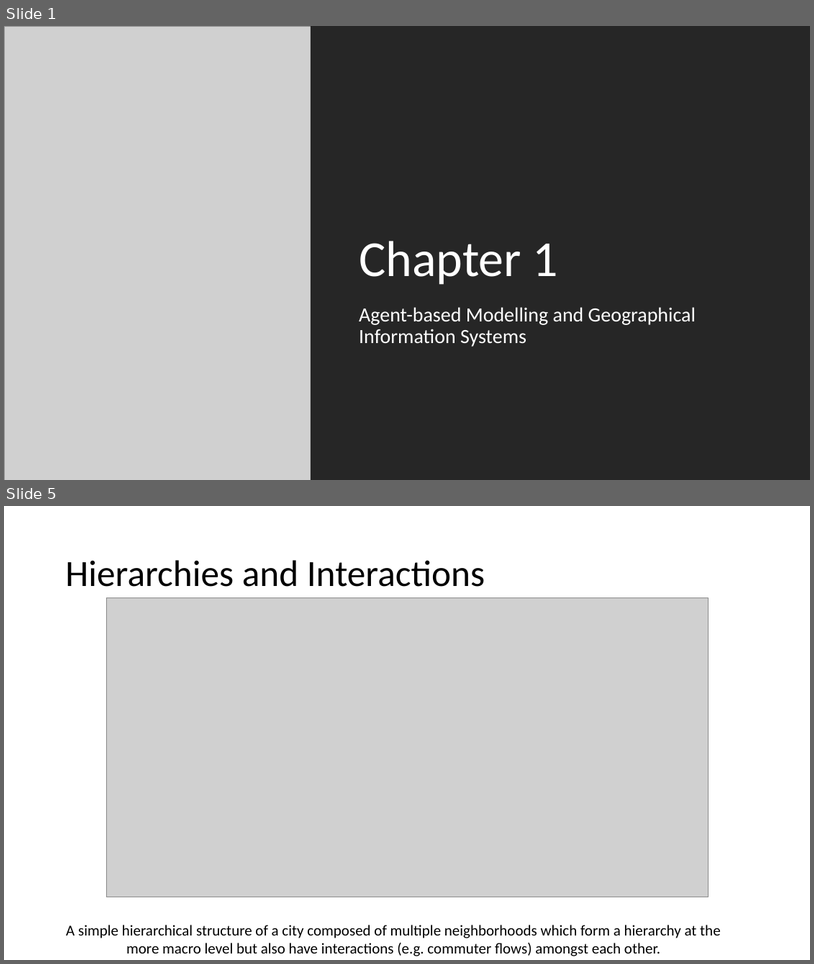
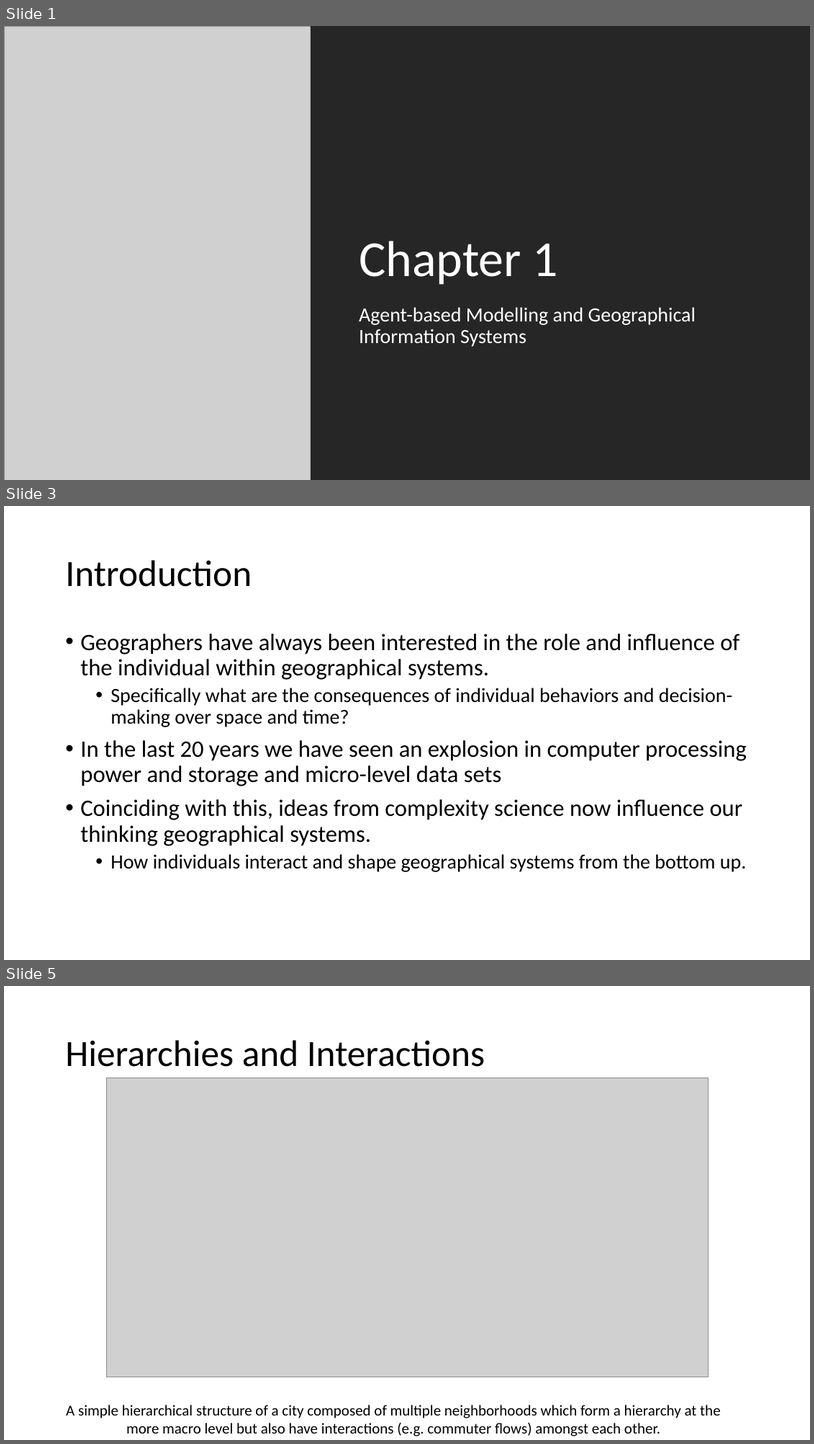
Before and after one commit to abmgis/abmgis, a slide deck: Chapter01-ABMGIS/Chapter1.pptx. Shown one above the other, each under a label of ours: slides 1 and 5 before the commit, slides 1, 3 and 5 after it; the slides between them are not shown. The pictures are 814x964 and 814x1444 pixels, drawn with LibreOffice and Linux fonts; fonts in the diff are those of the drawing; grey boxes stand for pictures. Boxes give left, top, right and bottom in pixels: in the first picture for what was removed or moved away, otherwise in the second. Text is boxed around its words. In the diff, an @@ line names an element or a change of style, - is before the commit and + after.

```diff
--- a/Chapter01-ABMGIS/Chapter1.pptx
+++ b/Chapter01-ABMGIS/Chapter1.pptx
@@ slide 3 added at box(4, 506, 810, 960), background #FFFFFF @@
@@ title added at box(65, 560, 252, 587), 44 pt, text #000000 @@
+Introduction
@@ text added at box(80, 633, 747, 872), 28 pt, text #000000 @@
+• Geographers have always been interested in the role and influence of the individual within geographical systems.
+  • Specifically what are the consequences of individual behaviors and decision-making over space and time?
+• In the last 20 years we have seen an explosion in computer processing power and storage and micro-level data sets
+• Coinciding with this, ideas from complexity science now influence our thinking geographical systems.
+  • How individuals interact and shape geographical systems from the bottom up.
```
Also in this commit, not shown: 9 slides changed, 17 other slides added, 7 slides removed, 1 other file.
